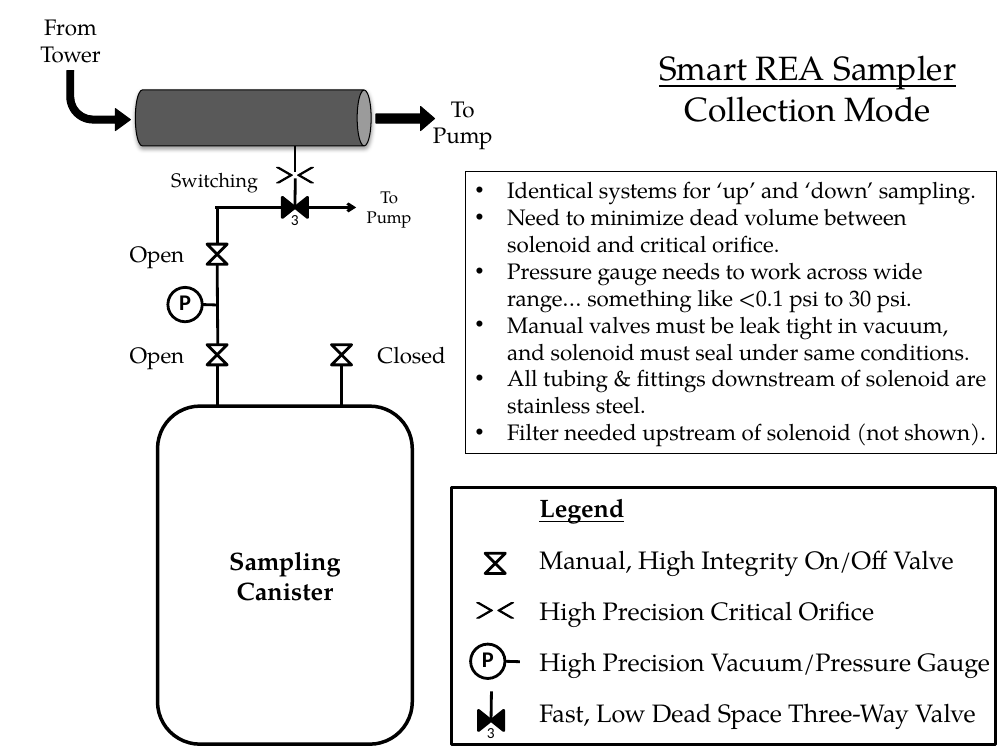
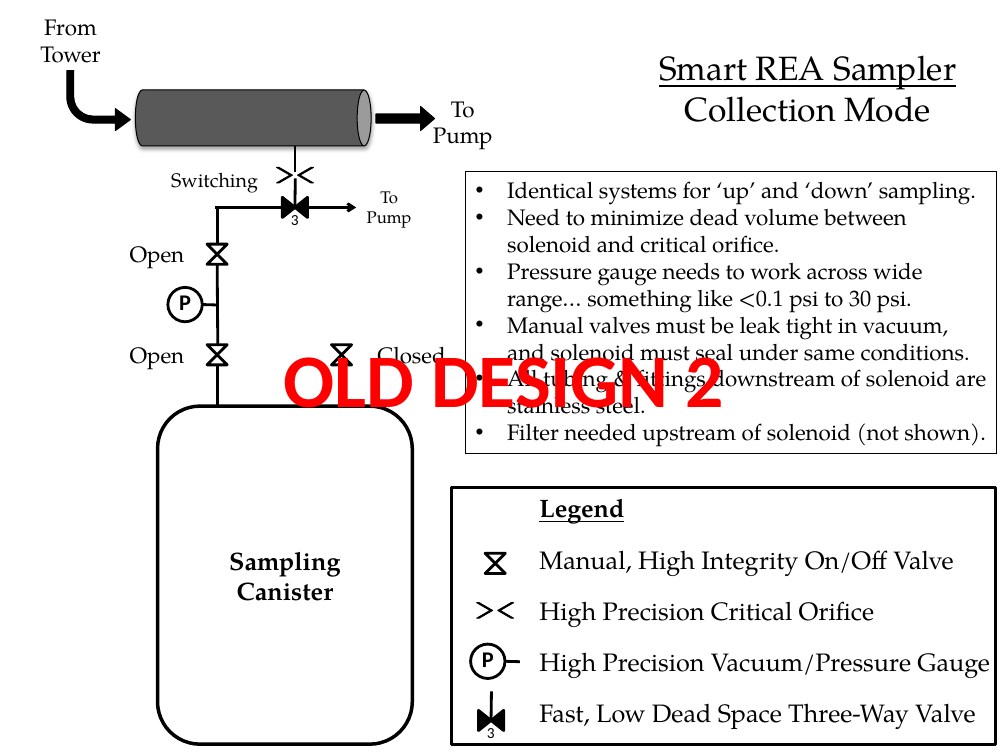
Before and after one commit to patricktokeeffe/smart-rea-sampler, a slide deck: slide 13 of doc/SamplingConfig.pptx (slide 3 before the commit). Drawn at 1008x756 pixels with LibreOffice and Linux fonts; fonts in the diff are those of the drawing. Boxes give left, top, right and bottom in pixels: in the first picture for what was removed or moved away, otherwise in the second. Text is boxed around its words. In the diff, an @@ line names an element or a change of style, - is before the commit and + after.

Commit message:
Revise system config presentation with research & revised config proposal
Current design results in high power consumption, mostly from pump
which flushes sample down tower to canisters/orifices/3-way valves.
Particular issues and revised proposal are added to the PowerPoint
presentation.

```diff
--- a/doc/SamplingConfig.pptx
+++ b/doc/SamplingConfig.pptx
@@ text added at (284,345,724,425), 54 pt, text #FF0000, bold @@
+OLD DESIGN 2
```
Also in this commit, not shown: 4 other slides changed, 7 slides added.
